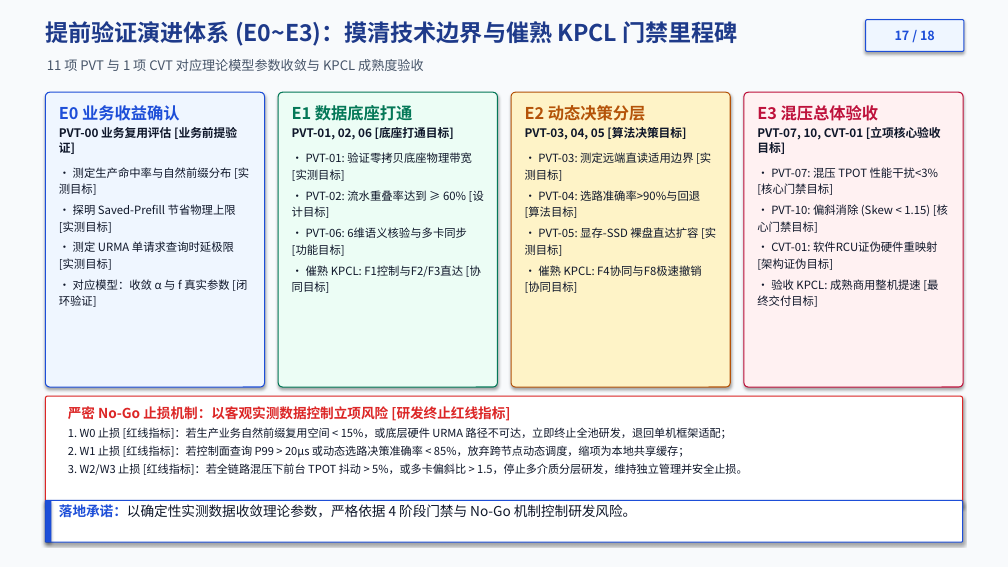
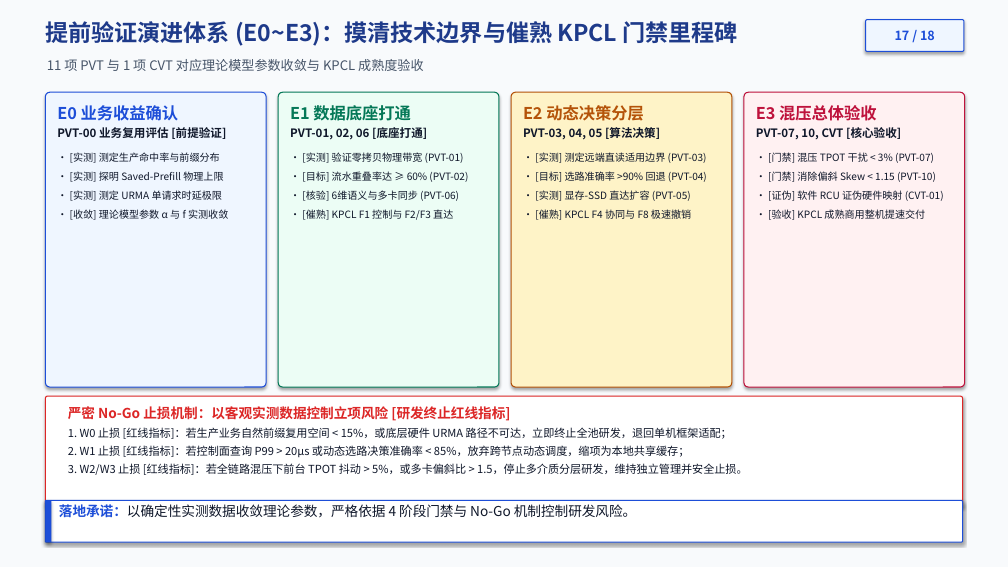
Before and after one commit to stonetree/reports, a slide deck: slide 17 of kvcache/unified_kv_memory/立项汇报PPTX/推理性能理论论证_20260907_Luna/统一异构KVCache存储池_推理性能理论论证_KPCL_20260908_v3_文风修订_预审版.pptx. Drawn at 1008x567 pixels with LibreOffice and Linux fonts; fonts in the diff are those of the drawing. Boxes give left, top, right and bottom in pixels: in the first picture for what was removed or moved away, otherwise in the second. Text is boxed around its words. In the diff, an @@ line names an element or a change of style, - is before the commit and + after.

```diff
--- a/kvcache/unified_kv_memory/立项汇报PPTX/推理性能理论论证_20260907_Luna/统一异构KVCache存储池_推理性能理论论证_KPCL_20260908_v3_文风修订_预审版.pptx
+++ b/kvcache/unified_kv_memory/立项汇报PPTX/推理性能理论论证_20260907_Luna/统一异构KVCache存储池_推理性能理论论证_KPCL_20260908_v3_文风修订_预审版.pptx
@@ text at [302, 105, 468, 220]: text changed; size 10.8 to 9.6 pt @@
-PVT-01, 02, 06 [底座打通目标]
-• PVT-01: 验证零拷贝底座物理带宽 [实测目标]
-• PVT-02: 流水重叠率达到 ≥ 60% [设计目标]
-• PVT-06: 6维语义核验与多卡同步 [功能目标]
-• 催熟 KPCL: F1控制与F2/F3直达 [协同目标]
+PVT-01, 02, 06 [底座打通]
+• [实测] 验证零拷贝物理带宽 (PVT-01)
+• [目标] 流水重叠率达 ≥ 60% (PVT-02)
+• [核验] 6维语义与多卡同步 (PVT-06)
+• [催熟] KPCL F1 控制与 F2/F3 直达
@@ text at [768, 105, 944, 220]: text changed; size 10.8 to 9.6 pt @@
-PVT-07, 10, CVT-01 [立项核心验收目标]
-• PVT-07: 混压 TPOT 性能干扰<3% [核心门禁目标]
-• PVT-10: 偏斜消除 (Skew < 1.15) [核心门禁目标]
-• CVT-01: 软件RCU证伪硬件重映射 [架构证伪目标]
-• 验收 KPCL: 成熟商用整机提速 [最终交付目标]
+PVT-07, 10, CVT [核心验收]
+• [门禁] 混压 TPOT 干扰 < 3% (PVT-07)
+• [门禁] 消除偏斜 Skew < 1.15 (PVT-10)
+• [证伪] 软件 RCU 证伪硬件映射 (CVT-01)
+• [验收] KPCL 成熟商用整机提速交付
@@ text at [70, 152, 228, 220]: text changed; size 10.8 to 9.6 pt @@
-PVT-00 业务复用评估 [业务前提验证]
-• 测定生产命中率与自然前缀分布 [实测目标]
-• 探明 Saved-Prefill 节省物理上限 [实测目标]
-• 测定 URMA 单请求查询时延极限 [实测目标]
-• 对应模型：收敛 α 与 f 真实参数 [闭环验证]
+PVT-00 业务复用评估 [前提验证]
+• [实测] 测定生产命中率与前缀分布
+• [实测] 探明 Saved-Prefill 物理上限
+• [实测] 测定 URMA 单请求时延极限
+• [收敛] 理论模型参数 α 与 f 实测收敛
@@ text at [535, 152, 707, 220]: text changed; size 10.8 to 9.6 pt @@
-PVT-03, 04, 05 [算法决策目标]
-• PVT-03: 测定远端直读适用边界 [实测目标]
-• PVT-04: 选路准确率>90%与回退 [算法目标]
-• PVT-05: 显存-SSD 裸盘直达扩容 [实测目标]
-• 催熟 KPCL: F4协同与F8极速撤销 [协同目标]
+PVT-03, 04, 05 [算法决策]
+• [实测] 测定远端直读适用边界 (PVT-03)
+• [目标] 选路准确率 >90% 回退 (PVT-04)
+• [实测] 显存-SSD 直达扩容 (PVT-05)
+• [催熟] KPCL F4 协同与 F8 极速撤销
```
Also in this commit, not shown: 11 other slides changed, 1 other file.
